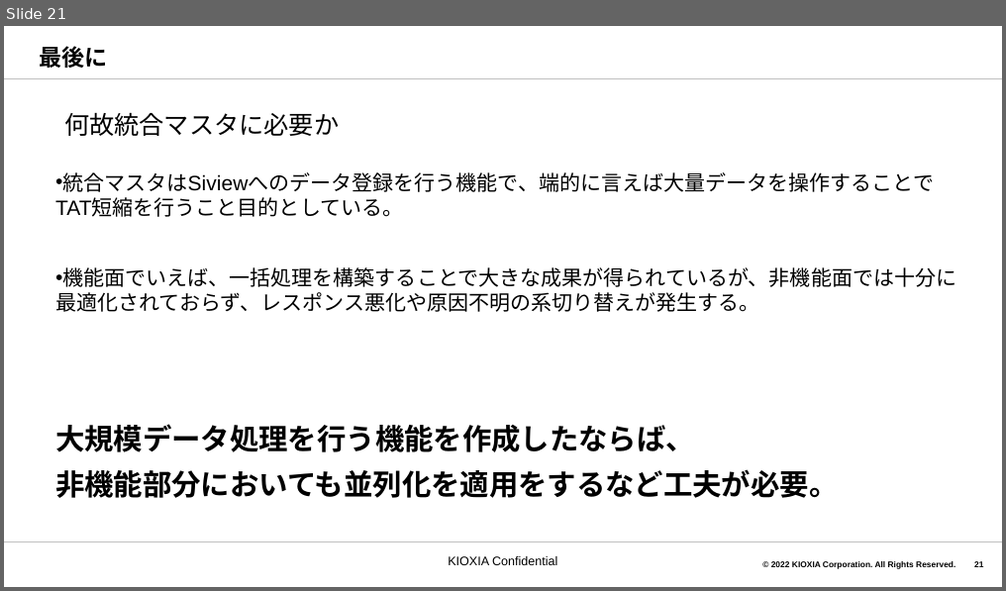
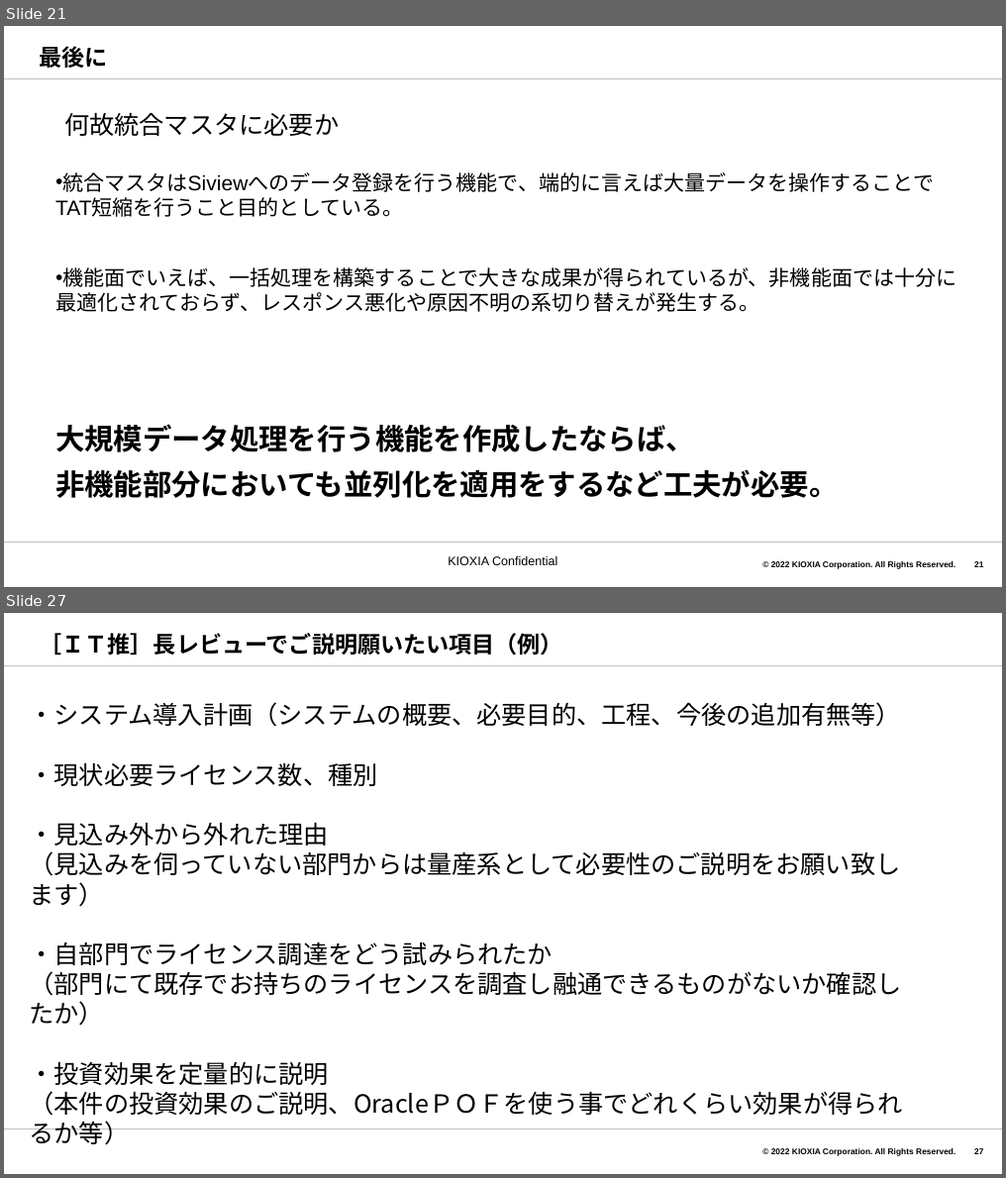
Before and after one commit to akiragm/Shared-Files, a slide deck: oaracle各種ツールの導入について.pptx. Shown one above the other, each under a label of ours: slide 21 before the commit, slides 21 and 27 after it; the slides between them are not shown. The pictures are 1006x591 and 1006x1178 pixels, drawn with LibreOffice and Linux fonts; fonts in the diff are those of the drawing; background and template pictures are left out. Boxes give left, top, right and bottom in pixels: in the first picture for what was removed or moved away, otherwise in the second. Text is boxed around its words. In the diff, an @@ line names an element or a change of style, - is before the commit and + after.

```diff
--- a/oaracle各種ツールの導入について.pptx
+++ b/oaracle各種ツールの導入について.pptx
@@ slide 27 added at [4,613,1002,1174], background #FFFFFF; not listed: 4 template elements that a slide beside it also shows @@
@@ title added at [40,633,563,655], 22 pt, text #000000, bold @@
+［ＩＴ推］長レビューでご説明願いたい項目（例）
@@ text added at [29,702,901,1085], 24 pt, text #000000 @@
+・システム導入計画（システムの概要、必要目的、工程、今後の追加有無等）
+・現状必要ライセンス数、種別
+・見込み外から外れた理由
+（見込みを伺っていない部門からは量産系として必要性のご説明をお願い致します）
+・自部門でライセンス調達をどう試みられたか
+（部門にて既存でお持ちのライセンスを調査し融通できるものがないか確認したか）
+・投資効果を定量的に説明
+（本件の投資効果のご説明、OracleＰＯＦを使う事でどれくらい効果が得られるか等）
```
Also in this commit, not shown: 5 other slides added, 2 other files.
